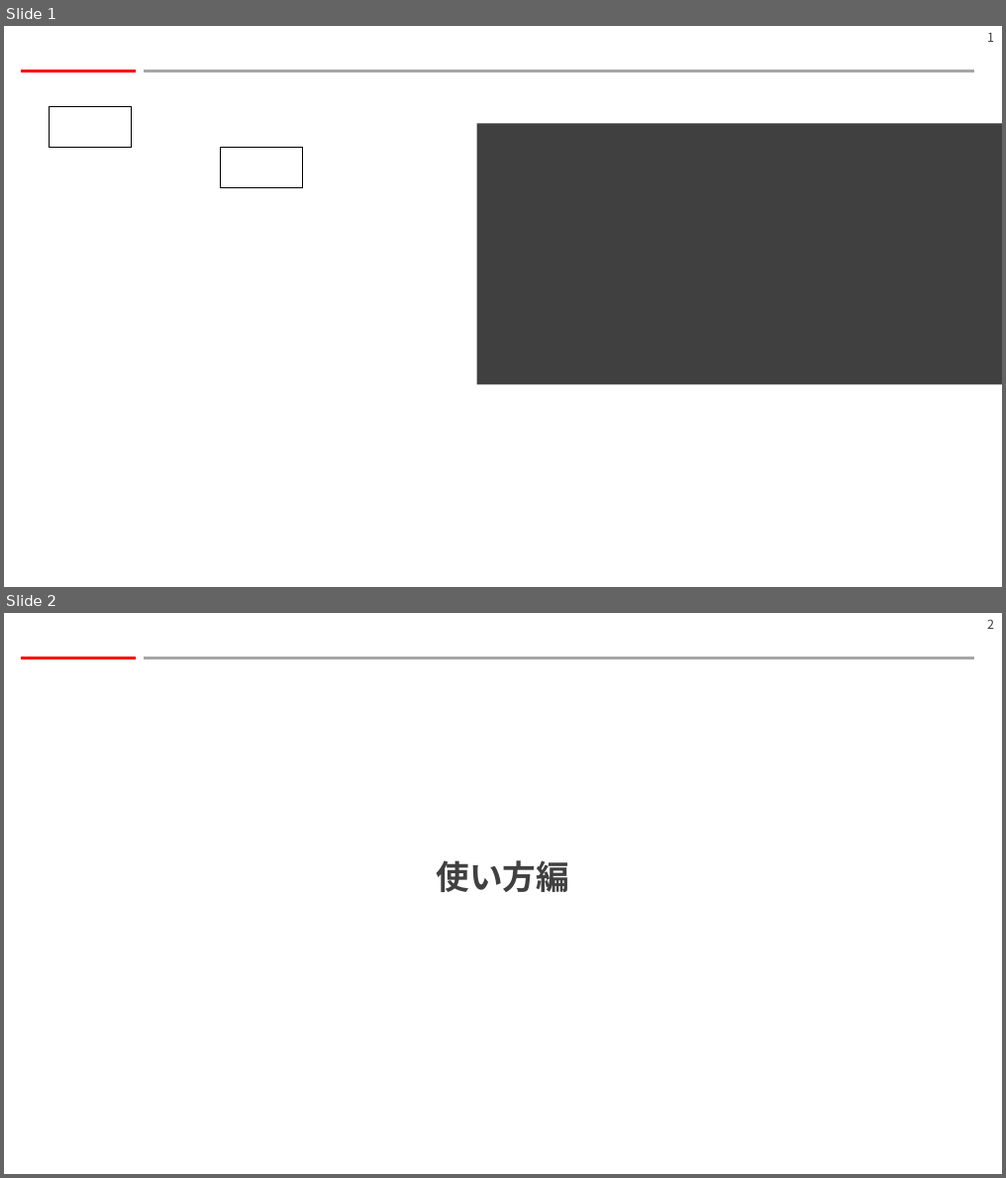
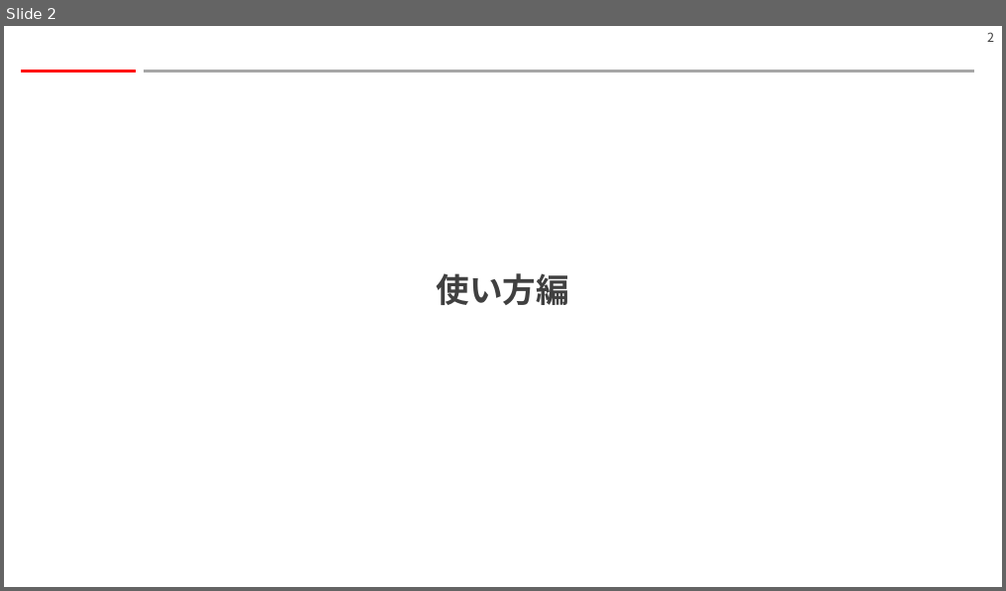
Before and after one commit to hitsuji-ga-u/pawapo, a slide deck: slide/customUI.pptm. Shown one above the other, each under a label of ours: slides 1 and 2 before the commit, slide 2 after it. The pictures are 1006x1178 and 1006x591 pixels, drawn with LibreOffice and Linux fonts; fonts in the diff are those of the drawing. Boxes give left, top, right and bottom in pixels: in the first picture for what was removed or moved away, otherwise in the second. Text is boxed around its words. In the diff, an @@ line names an element or a change of style, - is before the commit and + after.

```diff
--- a/slide/customUI.pptm
+++ b/slide/customUI.pptm
@@ slide 1 removed at (4, 26, 1002, 587), background #FFFFFF; not listed: 3 template elements that a slide beside it also shows @@
@@ rectangle removed at (49, 106, 132, 148) @@
@@ rectangle removed at (477, 123, 1002, 384) @@
@@ rectangle removed at (221, 147, 303, 187) @@
```
Also in this commit, not shown: 4 slides changed, 1 slide added, 1 other file.
